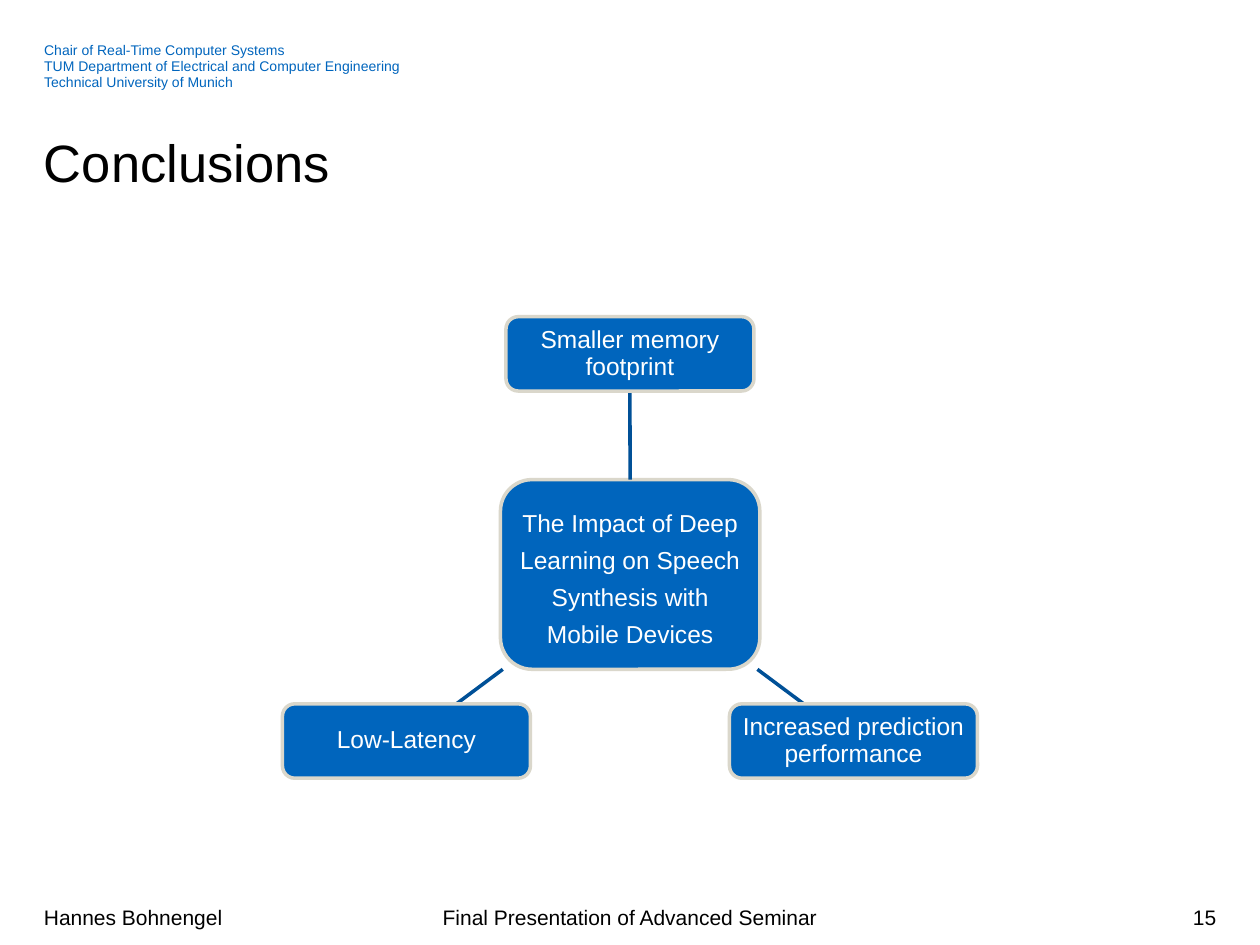
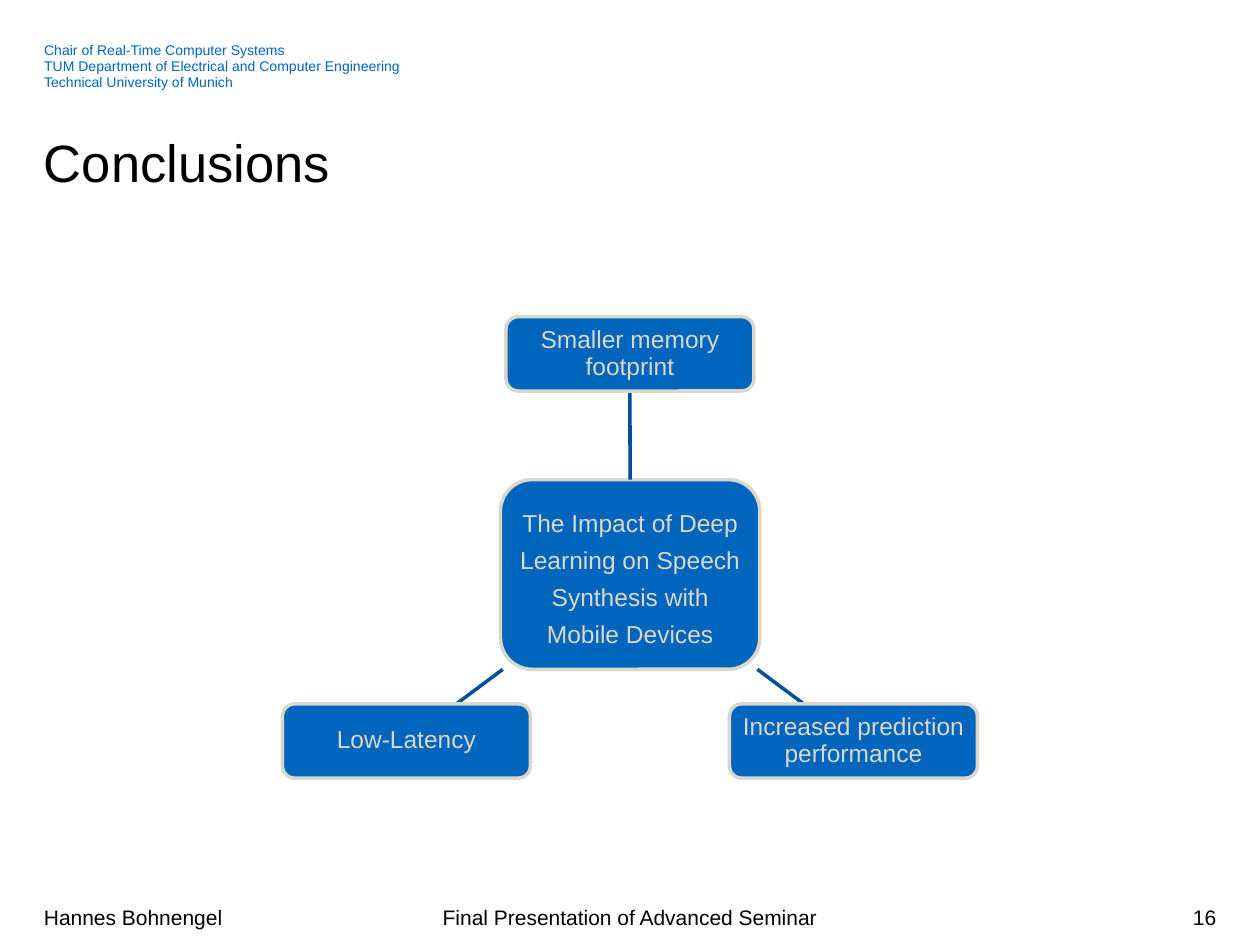
Before and after one commit to hannesb0/deeplearning, a slide deck: slide 16 of pres/Final_Presentation_V02.pptx (slide 15 before the commit). Drawn at 1260x945 pixels with LibreOffice and Linux fonts; fonts in the diff are those of the drawing; background and template pictures are left out. Boxes give left, top, right and bottom in pixels: in the first picture for what was removed or moved away, otherwise in the second. Text is boxed around its words. In the diff, an @@ line names an element or a change of style, - is before the commit and + after.

```diff
--- a/pres/Final_Presentation_V02.pptx
+++ b/pres/Final_Presentation_V02.pptx
@@ text colour #FFFFFF to #DAD7CB in 4 elements at <box>520,514,740,644</box>, <box>541,330,719,380</box>, <box>743,717,963,767</box>, <box>337,731,476,753</box> @@
@@ page number at <box>1193,910,1216,926</box>: text changed @@
-15
+16
```
Also in this commit, not shown: 7 other slides changed, 2 slides added, 4 other files.
